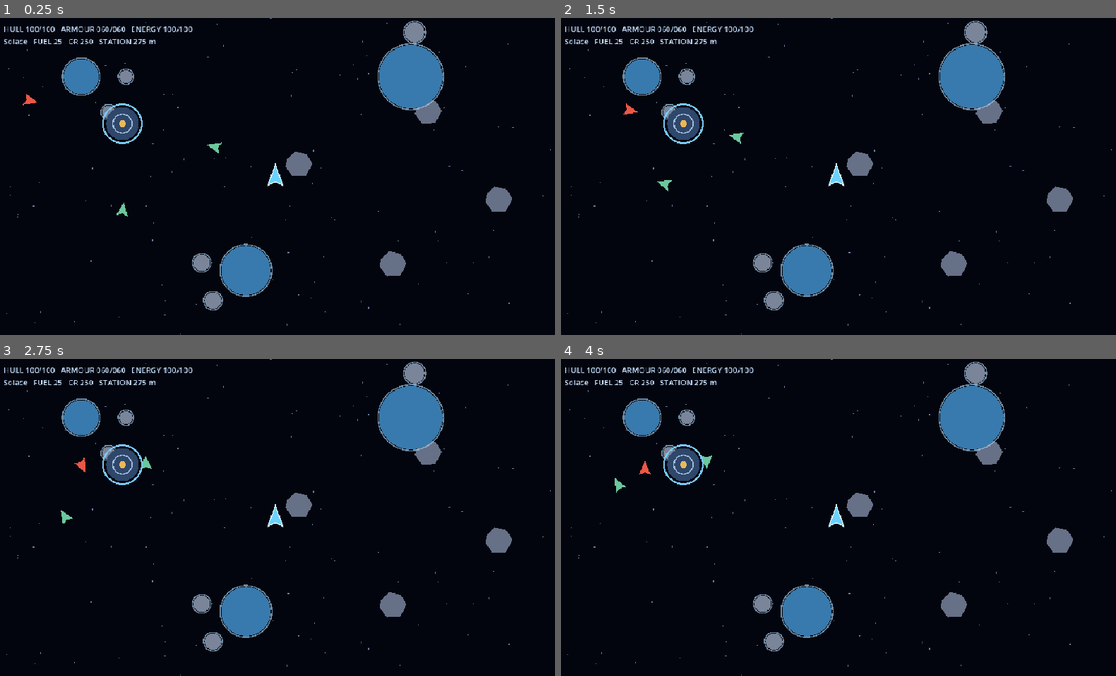
Above: before the commit, frames 1-4 (two rows, left to right).
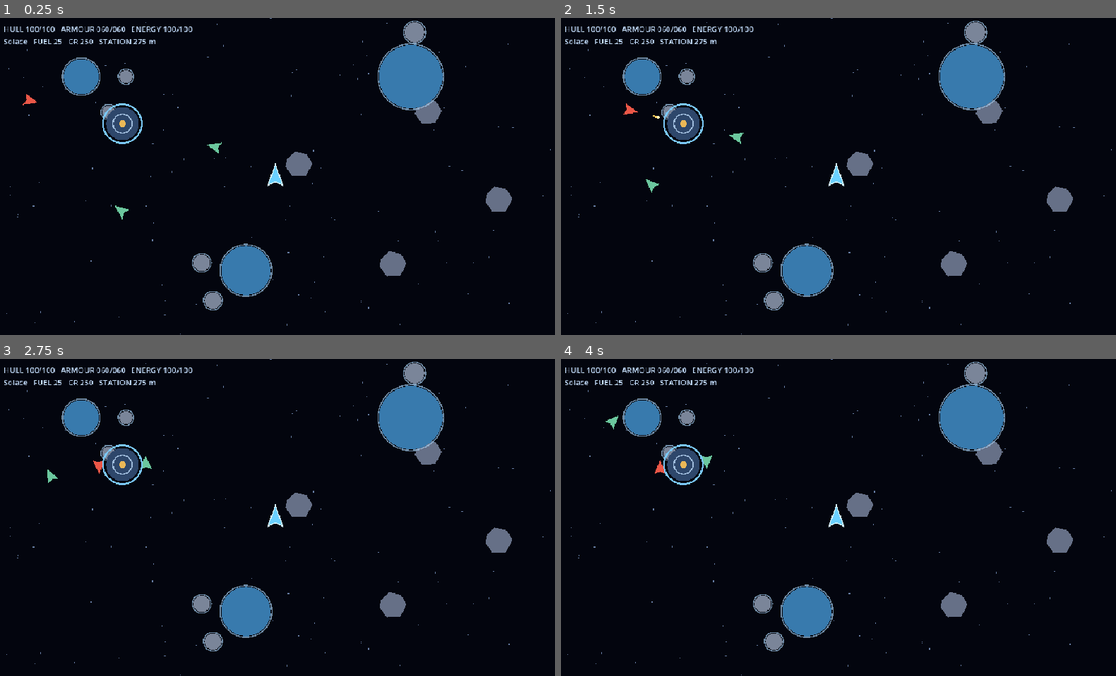
Above: after the commit, the same moments.

Repository: DARTVADER1-DROID/Star-Forge
Game: Godot game, scene res://scenes/main.tscn
The game is run twice, just before and just after one commit, with the same random seed, the same clock (stepped at 60 frames per second) and the same inputs.
Inputs (mouse positions are in pixels of both pictures, inside the frame that each line leads up to):
- Up to frame 1 (0.25 s): no input
- Up to frame 2 (1.5 s): move the mouse to (960, 160) at 0.52 s; click (960, 160) at 0.67 s; drag from (721, 192) to (627, 109) at 1.27 s
- Up to frame 3 (2.75 s): move the mouse to (333, 447) at 2.02 s; click (333, 447) at 2.17 s
- Up to frame 4 (4 s): drag from (810, 580) to (666, 469) at 2.77 s; move the mouse to (1005, 565) at 3.52 s; click (1005, 565) at 3.67 s

The runs differ from the first frame. In frame 1, less than 0.1% of the frame differs, in the area x 20-24%, y 58-64%; in frame 2, less than 0.1%; in frame 3, 0.2%, in the area x 8-19%, y 31-52%; in frame 4, 0.2%.

Commit message:
Fix planet setup and reveal nebula background

Diff:
--- a/scripts/world/world.gd
+++ b/scripts/world/world.gd
@@ -51,7 +51,6 @@
     hud.update_ship_status(player.hull,player.max_hull,player.armour,player.max_armour,player.energy,player.max_energy,GameState.credits,GameState.inventory,int(GameState.inventory.get("fuel",0)),str(ContentDatabase.get_system(_system_id).get("name",_system_id)),station_distance)
 
 func _draw() -> void:
-    draw_rect(Rect2(Vector2.ZERO, get_viewport_rect().size), Color(0.012,0.02,0.055))
     for star: Vector2 in _stars:
         draw_circle(star, 1.0, Color(0.55,0.67,0.86,0.72))
 
@@ -111,19 +110,19 @@
         var planet_position := Vector2(150.0 + float(index)*280.0,100.0 + float(index%2)*330.0)
         planet_positions.append(planet_position)
         var body := PLANET_SCENE.instantiate() as PlanetBody
-        obstacle_container.add_child(body)
         body.position = planet_position
         body.body_radius = 30.0 + float(index%3)*12.0
+        obstacle_container.add_child(body)
     for moon_index in range(moon_count):
         if planet_positions.is_empty():
             break
         var parent_position: Vector2 = planet_positions[moon_index % planet_positions.size()]
         var orbit_angle := float(moon_index) * 2.399
         var moon := PLANET_SCENE.instantiate() as PlanetBody
-        obstacle_container.add_child(moon)
         moon.position = parent_position + Vector2(cos(orbit_angle),sin(orbit_angle))*76.0
         moon.body_radius = 11.0 + float(moon_index % 3)*3.0
         moon.body_color = Color(0.48,0.52,0.60)
+        obstacle_container.add_child(moon)
 
     var station_body := STATION_SCENE.instantiate()
     obstacle_container.add_child(station_body)
